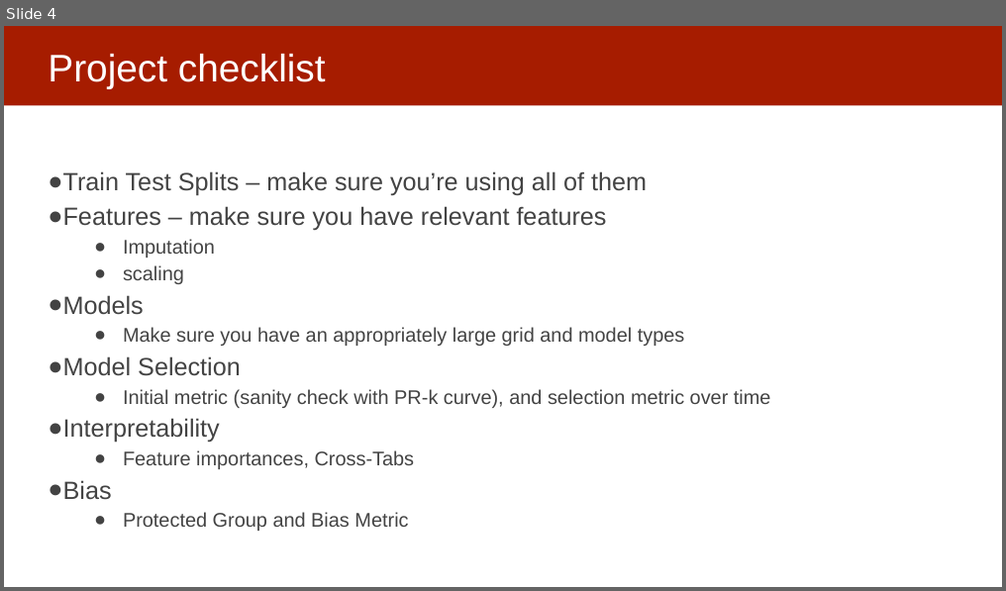
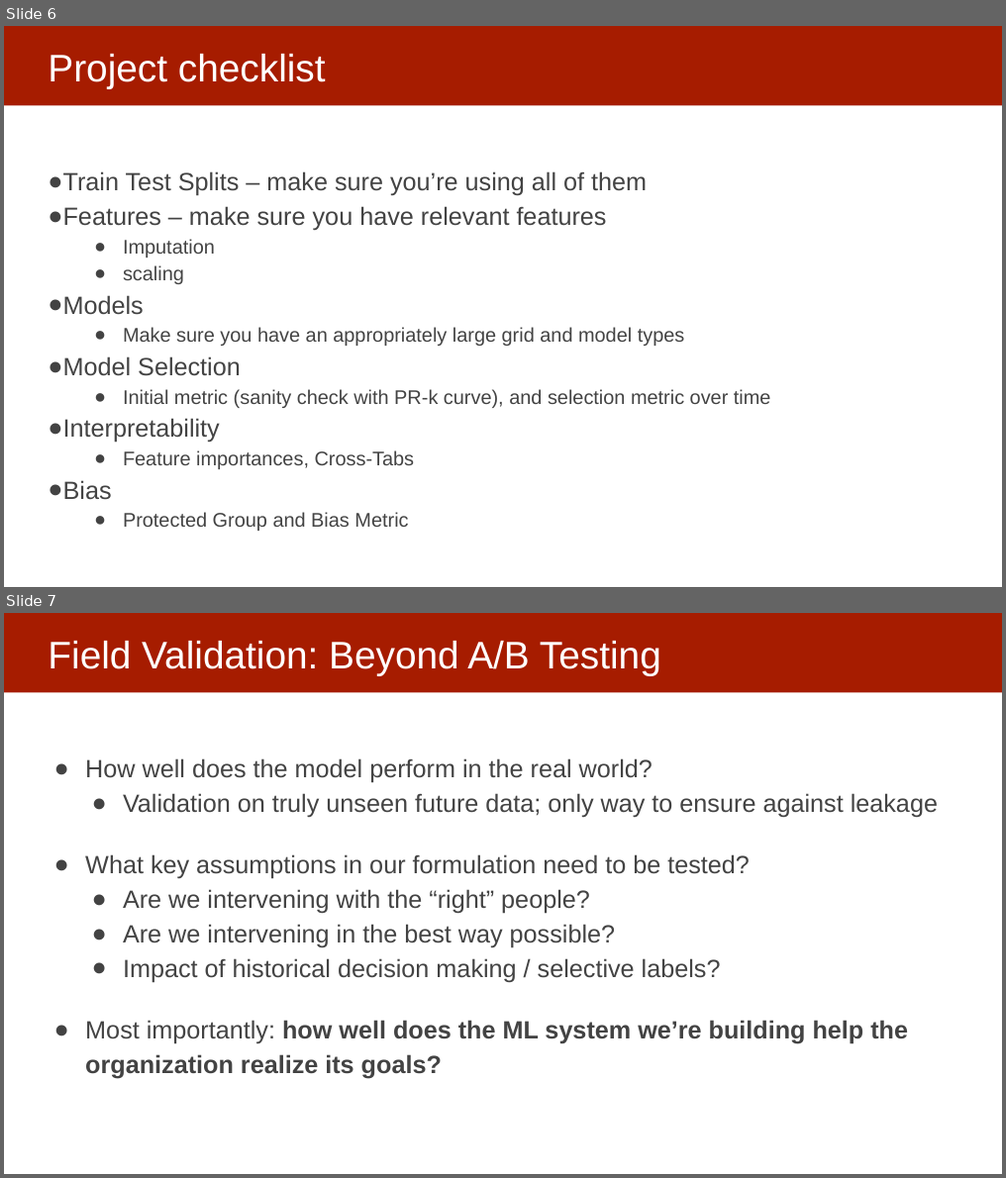
Before and after one commit to dssg/mlforpublicpolicylab, a slide deck: 14 - Causality and Field Validation/causal inference.pptx. Shown one above the other, each under a label of ours: slide 4 before the commit, slides 6 and 7 after it. The pictures are 1006x591 and 1006x1178 pixels, drawn with LibreOffice and Linux fonts; fonts in the diff are those of the drawing. Boxes give left, top, right and bottom in pixels: in the first picture for what was removed or moved away, otherwise in the second. Text is boxed around its words. In the diff, an @@ line names an element or a change of style, - is before the commit and + after.

```diff
--- a/14 - Causality and Field Validation/causal inference.pptx
+++ b/14 - Causality and Field Validation/causal inference.pptx
@@ slide 7 added at [4, 613, 1002, 1174], background #FFFFFF; not listed: 1 template element that a slide beside it also shows @@
@@ title added at [48, 641, 661, 675], 37 pt, text #FFFFFF @@
+Field Validation: Beyond A/B Testing
@@ text added at [85, 759, 938, 1078], 24 pt, text #434343 @@
+● How well does the model perform in the real world?
+  ● Validation on truly unseen future data; only way to ensure against leakage
+● What key assumptions in our formulation need to be tested?
+  ● Are we intervening with the “right” people?
+  ● Are we intervening in the best way possible?
+  ● Impact of historical decision making / selective labels?
+● Most importantly: how well does the ML system we’re building help the organization realize its goals?
@@ what was slide 4 is now slide 6 @@
```
Also in this commit, not shown: 2 slides changed, 2 other slides added.
